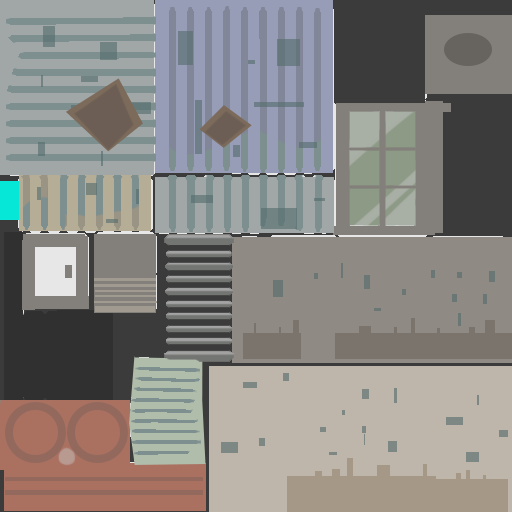
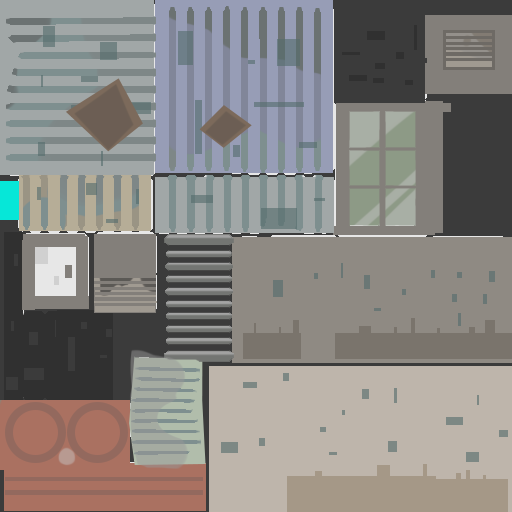
Layer changes from the first 512 x 512 image to the second:
added layer "圖層 27" above "圖層 23" over [6,25,427,390]
added layer "圖層 23" above "圖層 21 拷貝" over [443,30,495,66]
added layer "圖層 21 拷貝" above "圖層 22" over [35,33,492,285]
added layer "圖層 22" above "圖層 24" over [443,30,495,70]
added layer "圖層 24" (61%) above "圖層 21" over [99,278,156,337]
painted on "圖層 14" over [362,426,366,445]
painted on "圖層 13" over [332,458,353,476]
added layer "圖層 26" (50%) above "圖層 12" over [130,349,188,469]
painted on "圖層 12" over [169,6,372,81]
added layer "圖層 25" above "圖層 8" over [6,7,212,206]
